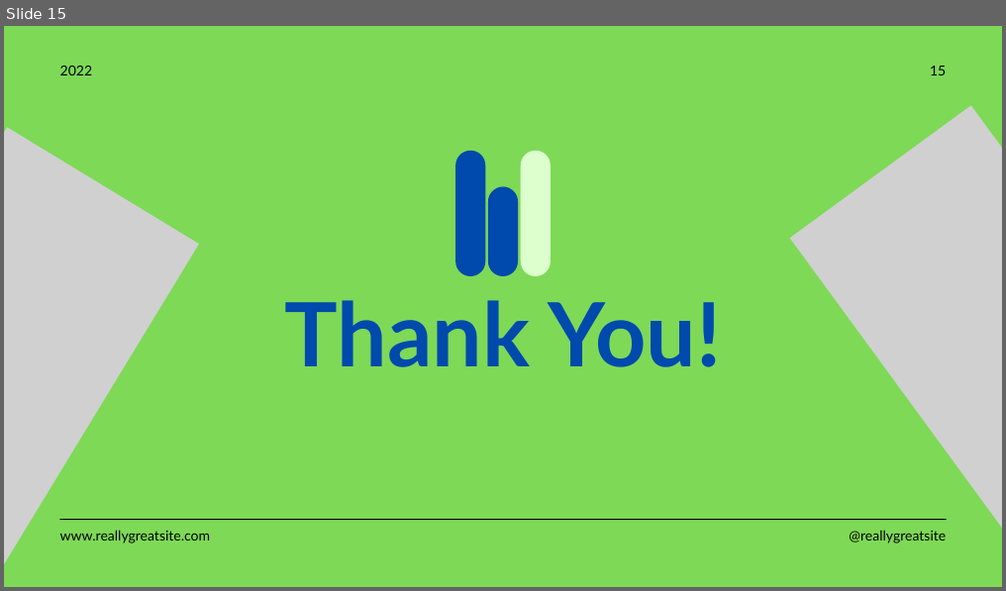
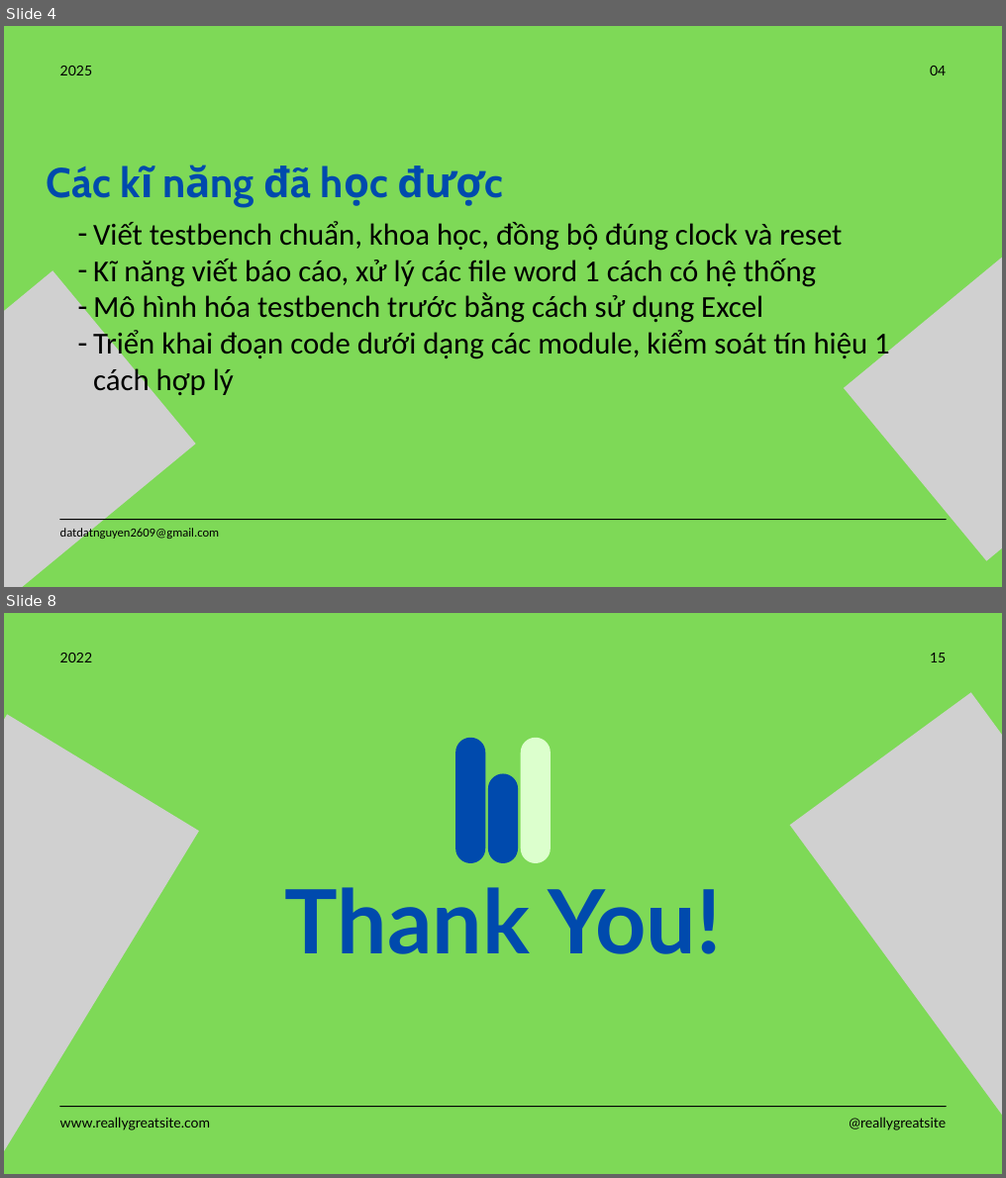
Before and after one commit to datdatnguyen2609/jit_intern, a slide deck: report/monthly_report/first_month_intern_report_nguyenthanhdat.pptx. Shown one above the other, each under a label of ours: slide 15 before the commit, slides 4 and 8 after it; the slides between them are not shown. The pictures are 1006x591 and 1006x1178 pixels, drawn with LibreOffice and Linux fonts; fonts in the diff are those of the drawing; grey boxes stand for pictures. Boxes give left, top, right and bottom in pixels: in the first picture for what was removed or moved away, otherwise in the second. Text is boxed around its words. In the diff, an @@ line names an element or a change of style, - is before the commit and + after.

```diff
--- a/report/monthly_report/first_month_intern_report_nguyenthanhdat.pptx
+++ b/report/monthly_report/first_month_intern_report_nguyenthanhdat.pptx
@@ slide 4 added at (4,26,1002,587), background #7ED957 @@
@@ text added at (60,66,93,76), 20 pt, text #000000 @@
+2025
@@ text added at (930,66,945,76), 20 pt, text #000000 @@
+04
@@ text added at (47,167,111,198), 60 pt, text #004AAD, bold @@
+Các kĩ năng đã học được
@@ picture added at (844,146,1002,562) @@
@@ text added at (93,221,890,399), 44 pt, text #000000 @@
+– Viết testbench chuẩn, khoa học, đồng bộ đúng clock và reset
+– Kĩ năng viết báo cáo, xử lý các file word 1 cách có hệ thống
+– Mô hình hóa testbench trước bằng cách sử dụng Excel
+– Triển khai đoạn code dưới dạng các module, kiểm soát tín hiệu 1 cách hợp lý
@@ picture added at (4,272,195,587) @@
@@ line added from (59, 519) to (946, 519), #000000 1.5 pt @@
@@ text added at (60,527,220,541), 18 pt, text #000000 @@
+datdatnguyen2609@gmail.com
@@ what was slide 15 is now slide 8 @@
```
Also in this commit, not shown: 1 slide changed, 5 other slides added, 13 slides removed.
